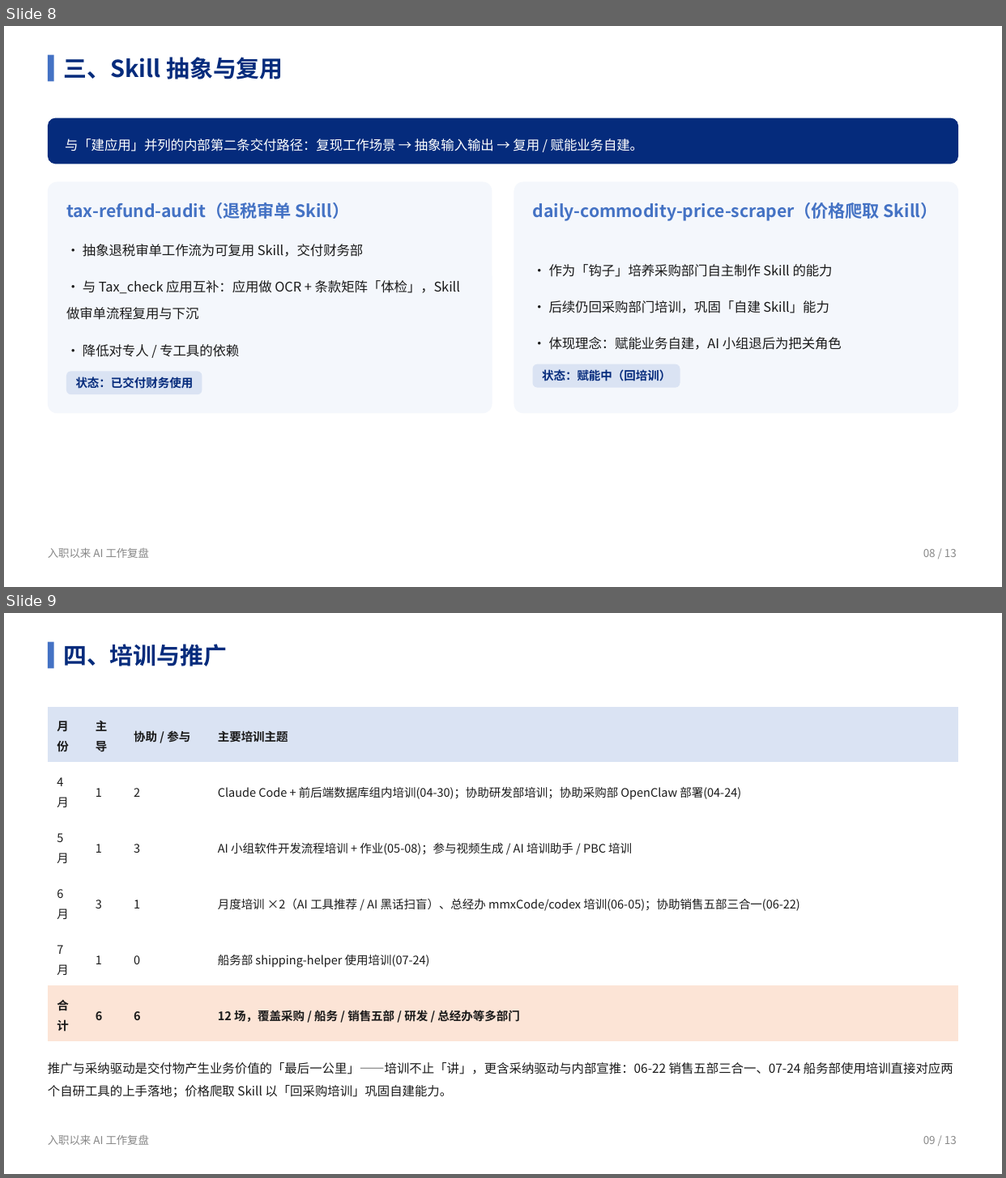
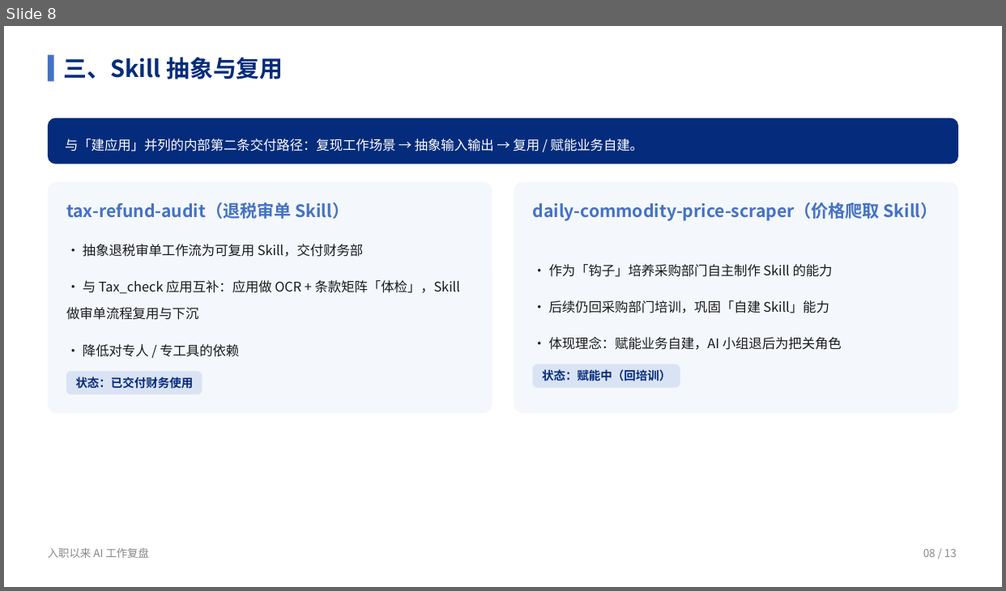
Before and after one commit to liellaaaaa/lw, a slide deck: PPT/入职以来AI工作复盘/入职以来AI工作复盘.pptx. Shown one above the other, each under a label of ours: slides 8 and 9 before the commit, slide 8 after it. The pictures are 1006x1178 and 1006x591 pixels, drawn with LibreOffice and Linux fonts; fonts in the diff are those of the drawing. Boxes give left, top, right and bottom in pixels: in the first picture for what was removed or moved away, otherwise in the second. Text is boxed around its words. In the diff, an @@ line names an element or a change of style, - is before the commit and + after.

```diff
--- a/PPT/入职以来AI工作复盘/入职以来AI工作复盘.pptx
+++ b/PPT/入职以来AI工作复盘/入职以来AI工作复盘.pptx
@@ slide 9 removed at [4, 613, 1002, 1174], background #FFFFFF @@
@@ rectangle removed at [48, 642, 53, 668] @@
@@ text removed at [63, 644, 228, 666] @@
-四、培训与推广
@@ table removed at [48, 707, 957, 1042], 6 rows, 4 columns @@
-月份 | 主导 | 协助 / 参与 | 主要培训主题
-4 月 | 1 | 2 | Claude Code + 前后端数据库组内培训(04-30)；协助研发部培训；协助采购部 OpenClaw 部署(04-24)
-5 月 | 1 | 3 | AI 小组软件开发流程培训 + 作业(05-08)；参与视频生成 / AI 培训助手 / PBC 培训
-6 月 | 3 | 1 | 月度培训 ×2（AI 工具推荐 / AI 黑话扫盲）、总经办 mmxCode/codex 培训(06-05)；协助销售五部三合一(06-22)
-7 月 | 1 | 0 | 船务部 shipping-helper 使用培训(07-24)
-合计 | 6 | 6 | 12 场，覆盖采购 / 船务 / 销售五部 / 研发 / 总经办等多部门
@@ text removed at [48, 1063, 953, 1098] @@
-推广与采纳驱动是交付物产生业务价值的「最后一公里」——培训不止「讲」，更含采纳驱动与内部宣推：06-22 销售五部三合一、07-24 船务部使用培训直接对应两个自研工具的上手落地；价格爬取 Skill 以「回采购培训」巩固自建能力。
@@ text removed at [48, 1135, 150, 1145] @@
-入职以来 AI 工作复盘
@@ text removed at [923, 1136, 957, 1144] @@
-09 / 13
```
Also in this commit, not shown: 4 slides changed, 1 other file.
